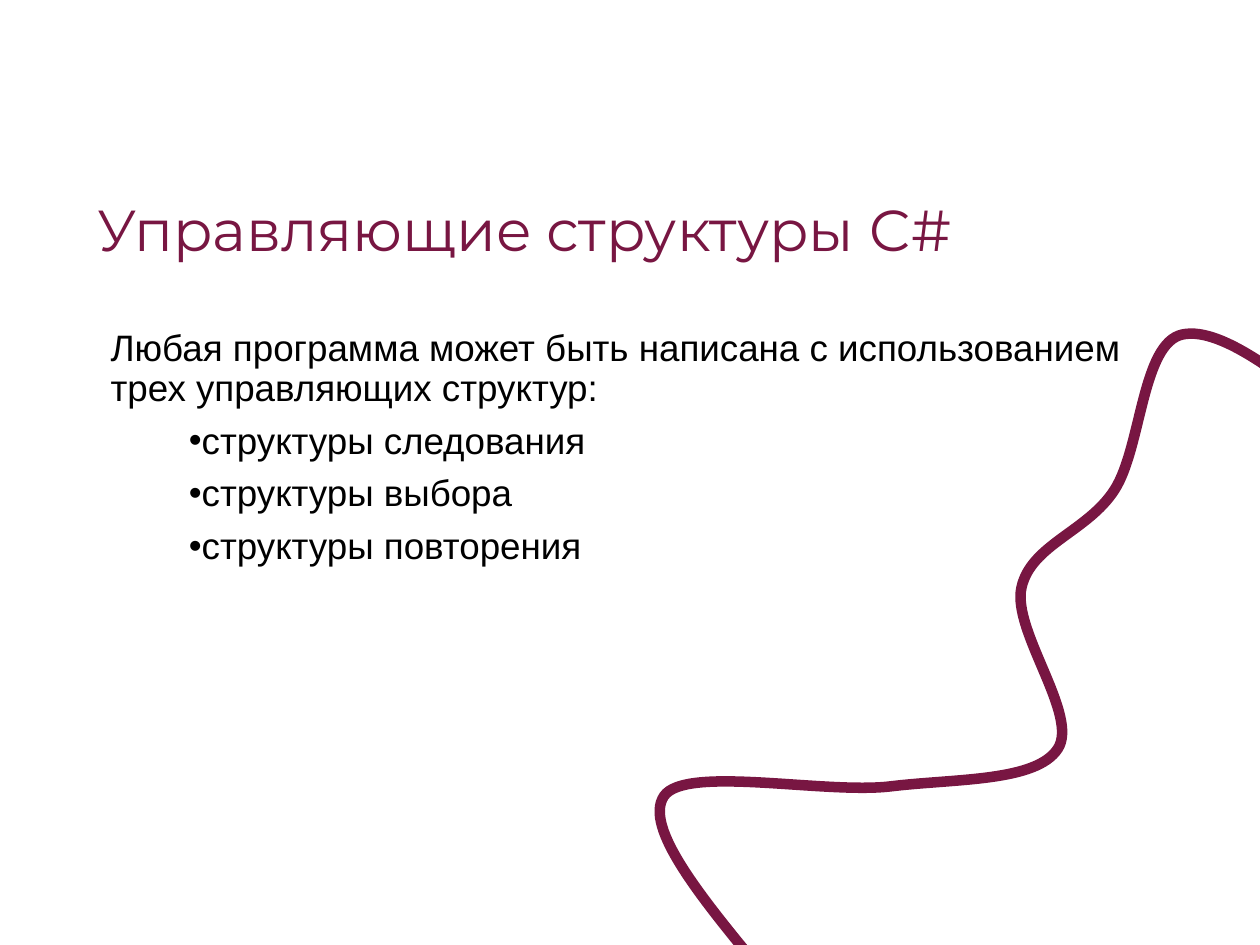
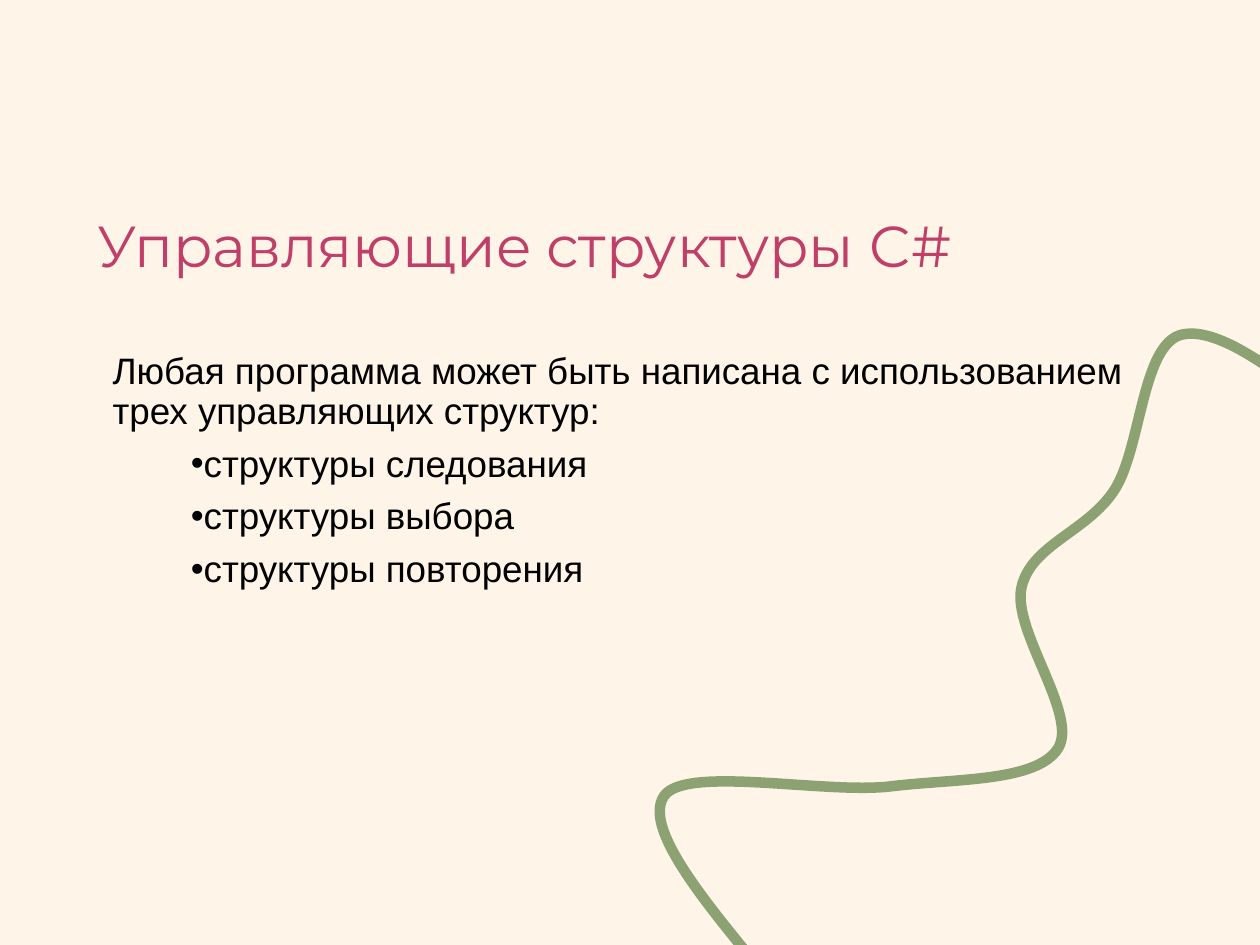
Before and after one commit to Svetlana184/SecondCourse, a slide deck: slide 3 of Презентация по программирвоанию _ Условный оператор в C#_.ppt (slide 2 before the commit). Drawn at 1260x945 pixels with LibreOffice and Linux fonts; fonts in the diff are those of the drawing. Boxes give left, top, right and bottom in pixels: in the first picture for what was removed or moved away, otherwise in the second. Text is boxed around its words. In the diff, an @@ line names an element or a change of style, - is before the commit and + after.

```diff
--- a/Презентация по программирвоанию _ Условный оператор в C#_.ppt
+++ b/Презентация по программирвоанию _ Условный оператор в C#_.ppt
@@ background #FFFFFF to #FEF4E8 @@
@@ title "Управляющие структуры C#": place and size @@
-title "Управляющие структуры C#" at <box>97,210,952,263</box>
+title "Управляющие структуры C#" at <box>97,226,952,279</box>
@@ title "Управляющие структуры C#" at <box>97,226,952,279</box>: text colour #781642 to #C03F68 @@
@@ text "Любая программа может быть написана ...": place and size @@
-text "Любая программа может быть написана ..." at <box>111,334,1120,567</box>
+text "Любая программа может быть написана ..." at <box>113,357,1122,590</box>
@@ freeform shape at <box>660,334,1260,945</box>: outline #781642 6.01 pt to #8CA273 6.01 pt @@
```
Also in this commit, not shown: 15 other slides changed, 5 slides added, 1 slide removed, 2 other files.
